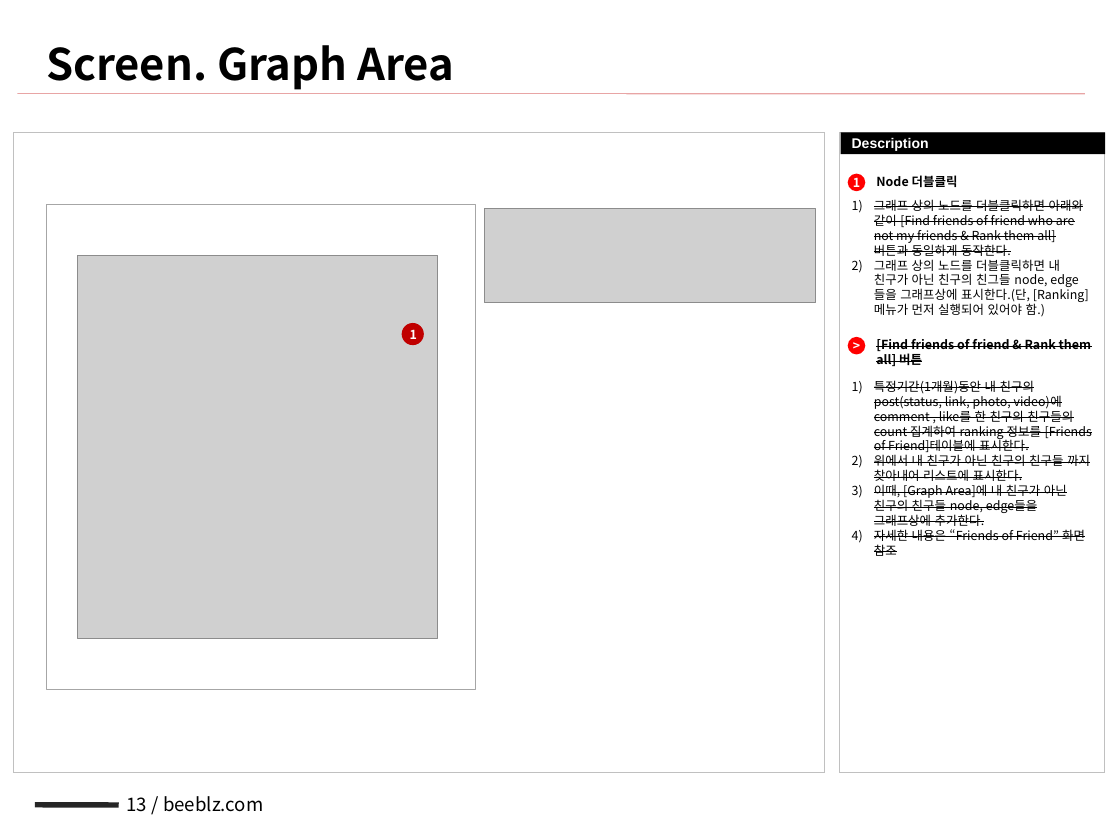
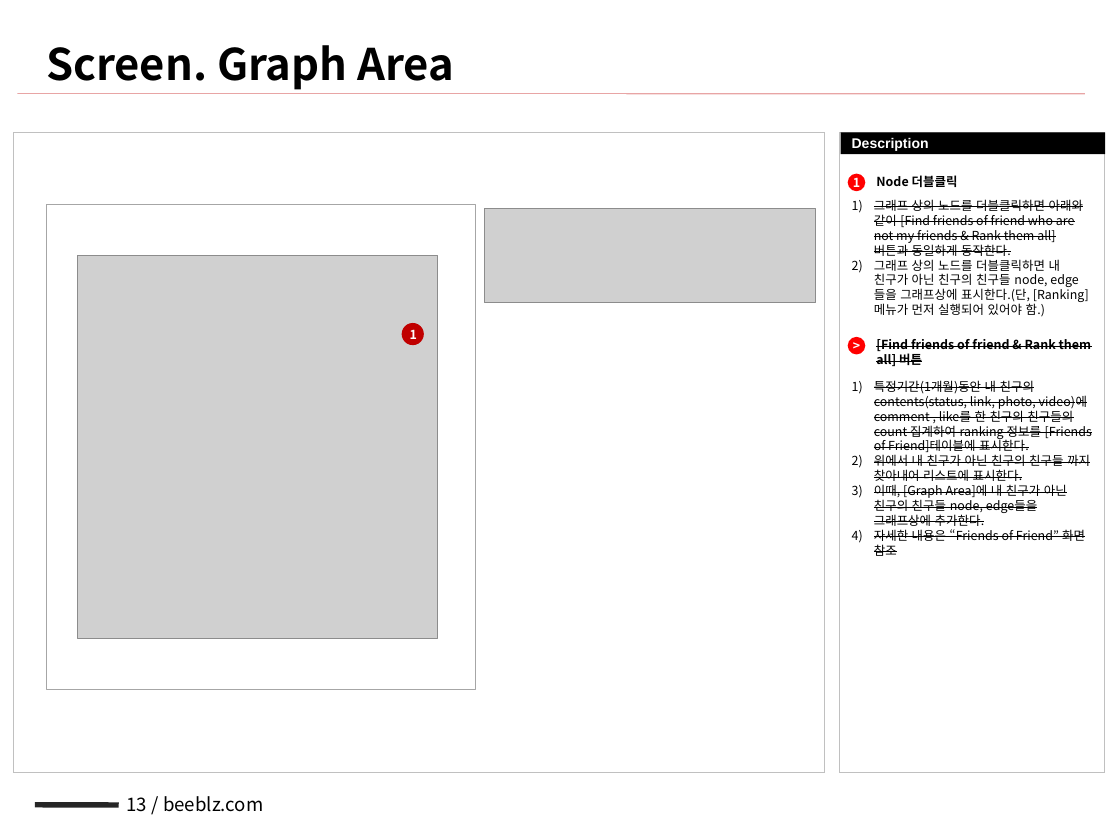
Before and after one commit to NathanaelFebrianto/sonya, a slide deck: slide 13 of beeblz/beeblz-facebook/doc/facebook_sna_v0.1_20101216_배영규.pptx. Drawn at 1120x840 pixels with LibreOffice and Linux fonts; fonts in the diff are those of the drawing; grey boxes stand for pictures. Boxes give left, top, right and bottom in pixels: in the first picture for what was removed or moved away, otherwise in the second. Text is boxed around its words. In the diff, an @@ line names an element or a change of style, - is before the commit and + after.

```diff
--- a/beeblz/beeblz-facebook/doc/facebook_sna_v0.1_20101216_배영규.pptx
+++ b/beeblz/beeblz-facebook/doc/facebook_sna_v0.1_20101216_배영규.pptx
@@ text at (874,259,1089,317): text changed @@
-2) 그래프 상의 노드를 더블클릭하면 내 친구가 아닌 친구의 친그들 node, edge들을 그래프상에 표시한다.(단, [Ranking] 메뉴가 먼저 실행되어 있어야 함.)
+2) 그래프 상의 노드를 더블클릭하면 내 친구가 아닌 친구의 친구들 node, edge들을 그래프상에 표시한다.(단, [Ranking] 메뉴가 먼저 실행되어 있어야 함.)
@@ text at (874,380,1092,455): text changed @@
-1) 특정기간(1개월)동안 내 친구의 post(status, link, photo, video)에 comment , like를 한 친구의 친구들의 count 집계하여 ranking 정보를 [Friends of Friend]테이블에 표시한다.
+1) 특정기간(1개월)동안 내 친구의 contents(status, link, photo, video)에 comment , like를 한 친구의 친구들의 count 집계하여 ranking 정보를 [Friends of Friend]테이블에 표시한다.
```
Also in this commit, not shown: 6 other slides changed, 2 other files.
